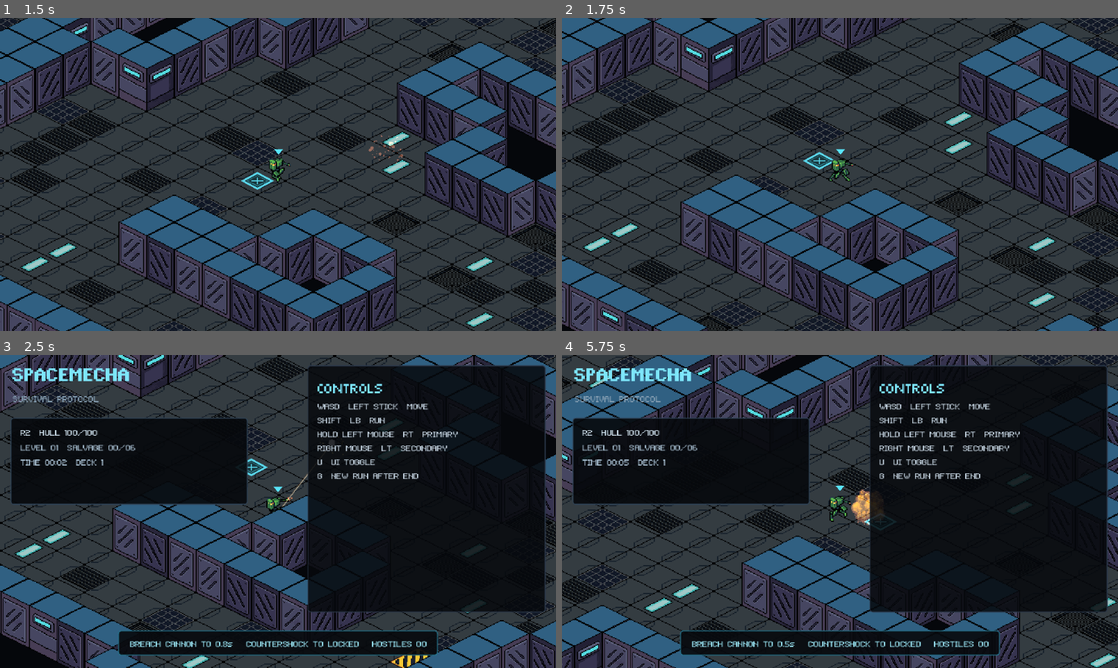
Above: before the commit, frames 1-4 (two rows, left to right).
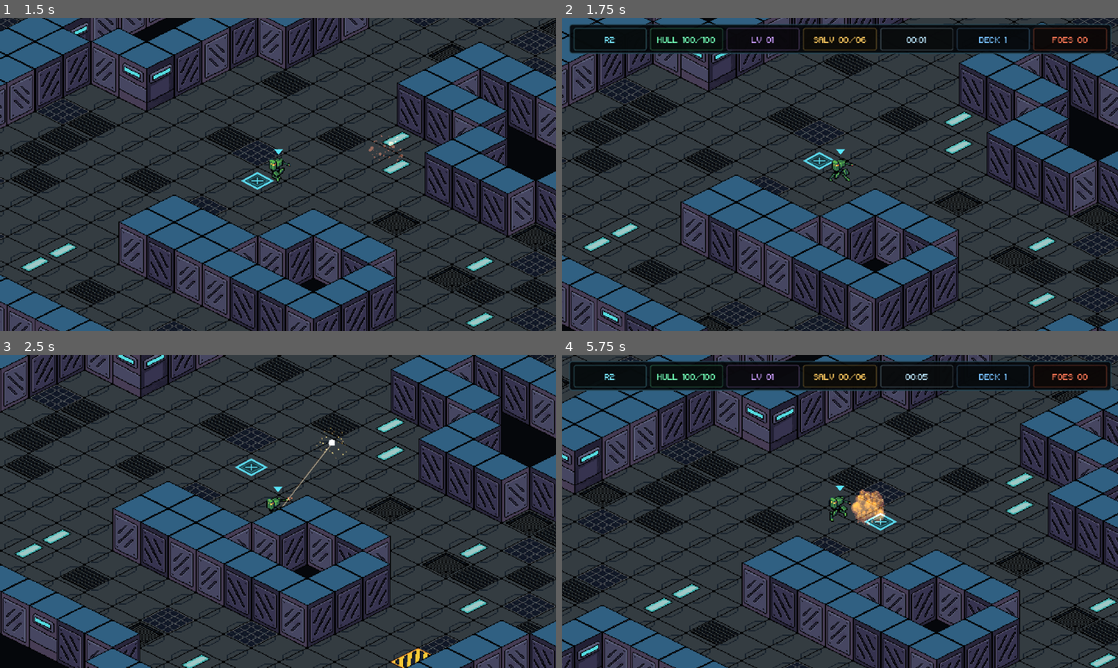
Above: after the commit, the same moments.

Repository: Tekknobot/spacehaul
Game: Godot game, scene res://Scenes/main.tscn
Two runs of this game, one before a commit and one after it. Both use one fixed random seed, a clock stepped at 60 frames per second and the inputs below.
Inputs (mouse positions are in pixels of both pictures, inside the frame that each line leads up to):
- Up to frame 1 (1.5 s): tap Enter at 0.5 s; move the mouse to (400, 158) at 0.52 s; hold D (move_right) 0.53-1.28 s; hold Shift (run) 0.53-1.28 s; click (400, 158) at 0.67 s; right-click (400, 158) at 0.8 s; move the mouse to (166, 190) at 1.27 s; hold S (move_down) from 1.28 s (still down); right-click (166, 190) at 1.35 s; click (166, 190) at 1.42 s
- Up to frame 2 (1.75 s): keep holding S (move_down); tap Tab (switch_mecha, bound only before the commit) at 1.55 s
- Up to frame 3 (2.5 s): move the mouse to (333, 442) at 2.02 s; release S (move_down) at 2.03 s; hold D (move_right) from 2.03 s (still down); tap Tab (switch_mecha, bound only before the commit) at 2.1 s; click (333, 442) at 2.17 s; tap U (toggle_ui, bound only before the commit) at 2.3 s
- Up to frame 4 (5.75 s): move the mouse to (812, 574) at 2.77 s; release D (move_right) at 2.78 s; hold W (move_up) 2.78-3.53 s; tap U (toggle_ui, bound only before the commit) at 2.85, 5.3 s; click (812, 574) at 2.92 s; tap Shift (run) at 3.05 s; move the mouse to (1006, 558) at 3.52 s; hold A (move_left) 3.53-5.03 s; tap Space (dash) at 3.6 s; click (1006, 558) at 3.67 s; right-click (1006, 558) at 3.8 s; move the mouse to (673, 464) at 4.27 s; tap K (death_test) at 4.35 s; click (673, 464) at 4.42 s; tap Tab (switch_mecha, bound only before the commit) at 4.55 s; move the mouse to (867, 511) at 5.02 s; hold S (move_down) from 5.03 s (still down); tap H (hurt_test) at 5.1 s; click (867, 511) at 5.17 s

Frame 1 is identical in both runs. In frame 2, 7.7% of the frame differs, in the area x 1-99%, y 1-12%; in frame 3, 41%; in frame 4, 44%, in the area x 1-99%, y 1-97%.

Commit message:
Arc bug.

Diff:
--- a/Scripts/input_setup.gd
+++ b/Scripts/input_setup.gd
@@ -19,7 +19,6 @@
 	_add_action("respawn")
 	_add_action("regenerate_level")
 	_add_action("toggle_ui")
-	_add_action("switch_mecha")
 
 	_add_key("move_left", KEY_A)
 	_add_key("move_left", KEY_LEFT)
@@ -74,9 +73,9 @@
 	_add_key("regenerate_level", KEY_G)
 	_add_joy_button("regenerate_level", JOY_BUTTON_RIGHT_SHOULDER)
 
-	_add_key("toggle_ui", KEY_U)
-	_add_key("switch_mecha", KEY_TAB)
-	_add_joy_button("switch_mecha", JOY_BUTTON_Y)
+	# Survival runs use a single chassis. TAB now owns the compact HUD toggle;
+	# the old switch-mecha binding is intentionally left unbound.
+	_add_key("toggle_ui", KEY_TAB)
 
 static func _add_action(action: StringName, deadzone: float = 0.2) -> void:
 	if not InputMap.has_action(action):
--- a/Scripts/mecha_controller.gd
+++ b/Scripts/mecha_controller.gd
@@ -17,7 +17,7 @@
 	"M3": {"primary": "COMET MORTAR", "secondary": "ORBITAL RAIN"},
 	"R1": {"primary": "PRISM LANCE", "secondary": "HALO SWEEP"},
 	"R2": {"primary": "BREACH CANNON", "secondary": "COUNTERSHOCK"},
-	"R3": {"primary": "SWARM RACK", "secondary": "FLAK DOME"},
+	"R3": {"primary": "HUNTER MISSILES", "secondary": "MISSILE HALO"},
 	"R4": {"primary": "ARC CASCADE", "secondary": "EMP CROWN"},
 	"S1": {"primary": "PHOTON RAKE", "secondary": "SOLAR FLARE"},
 	"S2": {"primary": "GRAVITY WELL", "secondary": "MASS EJECTION"},
@@ -29,7 +29,7 @@
 	"M3": ["MORTAR SHARDING   +2 SHRAPNEL", "MORTAR SHARDING II   +4 SHRAPNEL", "DOUBLE TAP   CORE REDETONATES"],
 	"R1": ["PRISM IV   +1 LANCE", "PRISM V   +2 LANCES", "REFRACTION   CROSS BURSTS"],
 	"R2": ["BREACH II   +2 SPLINTERS", "BREACH III   IMPACT + RANGE", "BREACH CORE   +2 SPLINTERS"],
-	"R3": ["SWARM IV   +1 MISSILE", "SWARM V   +2 MISSILES", "SWARM VI   +3 MISSILES + RANGE"],
+	"R3": ["HUNTER IV   +1 MISSILE", "HUNTER V   +2 MISSILES", "HUNTER VI   +3 MISSILES + RANGE"],
 	"R4": ["CASCADE II   +2 CHAIN HOPS", "CASCADE III   +4 CHAIN HOPS", "CASCADE IV   +6 HOPS + JUMP RANGE"],
 	"S1": ["RAKE V   +2 BEAMS", "RAKE VII   +4 BEAMS", "RAKE IX   +6 BEAMS + RANGE"],
 	"S2": ["WELL II   PULL RADIUS +12", "DEEP WELL   EXTRA COLLAPSE", "EVENT HORIZON   DOUBLE IMPLOSION"],
@@ -41,7 +41,7 @@
 	"M3": ["RAIN II   +4 ORBITAL STRIKES", "RAIN III   +8 ORBITAL STRIKES", "SATURATION   +12 STRIKES + RANGE"],
 	"R1": ["HALO II   +4 SPOKES", "DOUBLE SWEEP   SECOND PHASE", "HALO III   RANGE + SPOKES"],
 	"R2": ["COUNTER II   +2 BLASTS", "COUNTER III   +4 BLASTS", "COUNTER CORE   +6 BLASTS + RANGE"],
-	"R3": ["DOME II   +2 FLAK MISSILES", "DOME III   +4 FLAK MISSILES", "DOME IV   +6 MISSILES + RANGE"],
+	"R3": ["HALO II   +2 MISSILES", "HALO III   +4 MISSILES", "HALO IV   +6 MISSILES + RANGE"],
 	"R4": ["CROWN III   +1 EMP WAVE", "CROWN IV   +2 EMP WAVES", "CROWN V   +3 WAVES + DENSITY"],
 	"S1": ["FLARE XII   +4 RADIAL BEAMS", "FLARE XVI   +8 RADIAL BEAMS", "SOLAR MAX   +12 BEAMS + RANGE"],
 	"S2": ["EJECTION II   FIELD +14", "EJECTION III   IMPACT + FIELD", "MASS BREAK   MAXIMUM FIELD"],
--- a/Scripts/special_ability_effect.gd
+++ b/Scripts/special_ability_effect.gd
@@ -296,47 +296,125 @@
 		projectile.queue_free()
 	_explode(dest, core, glow, explode_radius, explode_radius)
 
-func _arc_shot_from(start: Vector2, dest: Vector2, arc_height: float, travel_time: float, core: Color, glow: Color, explode_radius: float = 18.0) -> void:
+func _arc_shot_from(
+	start: Vector2,
+	dest: Vector2,
+	arc_height: float,
+	travel_time: float,
+	core: Color,
+	glow: Color,
+	explode_radius: float = 18.0,
+	tracking_target_id: int = 0
+) -> Vector2:
 	var projectile := ProjectileFxScript.new() as SpacehaulSpecialProjectile
 	root.add_child(projectile)
 	projectile.setup(start.round(), core, glow, 1.0)
+
 	var trail_container := Node2D.new()
 	trail_container.z_as_relative = false
 	trail_container.z_index = 1699
 	root.add_child(trail_container)
+
 	var trail_glow := Line2D.new()
 	trail_glow.width = BLOOM_PIXEL
 	trail_glow.default_color = Color(glow.r, glow.g, glow.b, 0.24)
 	trail_glow.antialiased = false
 	trail_glow.use_parent_material = true
 	trail_container.add_child(trail_glow)
+
 	var trail_core := Line2D.new()
 	trail_core.width = CORE_PIXEL
 	trail_core.default_color = Color(core.r, core.g, core.b, 0.78)
 	trail_core.antialiased = false
 	trail_core.use_parent_material = true
 	trail_container.add_child(trail_core)
+
 	var additive := CanvasItemMaterial.new()
 	additive.blend_mode = CanvasItemMaterial.BLEND_MODE_ADD
 	trail_container.material = additive
+
 	var elapsed := 0.0
+	var live_dest := dest.round()
+
 	while elapsed < travel_time:
 		await get_tree().process_frame
 		elapsed += get_process_delta_time()
-		var t := clampf(elapsed / maxf(travel_time, 0.001), 0.0, 1.0)
-		var p := start.lerp(dest, t)
+
+		# Resolve the tracked enemy fresh every frame.
+		# If it has been killed/freed, instance_from_id() simply returns null
+		# and the projectile continues toward its last valid destination.
+		if tracking_target_id != 0:
+			var tracked_object := instance_from_id(tracking_target_id)
+			var tracked_node := tracked_object as Node2D
+
+			if tracked_node != null and is_instance_valid(tracked_node):
+				if tracked_node.is_inside_tree():
+					live_dest = tracked_node.global_position.round()
+
+		var t := clampf(
+			elapsed / maxf(travel_time, 0.001),
+			0.0,
+			1.0
+		)
+
+		var p := start.lerp(live_dest, t)
 		p.y -= sin(t * PI) * arc_height
 		p = p.round()
-		projectile.global_position = p
+
+		if is_instance_valid(projectile):
+			projectile.global_position = p
+
 		trail_glow.add_point(p)
 		trail_core.add_point(p)
+
 		if trail_core.get_point_count() > 24:
 			trail_core.remove_point(0)
 			trail_glow.remove_point(0)
+
 	if is_instance_valid(projectile):
 		projectile.queue_free()
-	_fade_free(trail_container, 0.14)
-	_explode(dest, core, glow, explode_radius, explode_radius)
+
+	if is_instance_valid(trail_container):
+		_fade_free(trail_container, 0.14)
+
+	_explode(
+		live_dest,
+		core,
+		glow,
+		explode_radius,
+		explode_radius
+	)
+
+	return live_dest
+
+func _nearest_enemy_to_aim(aim_point: Vector2, lock_radius: float, max_owner_range: float) -> Node2D:
+	var best: Node2D
+	var best_distance_sq := lock_radius * lock_radius
+	for node in get_tree().get_nodes_in_group("enemies"):
+		var enemy := node as Node2D
+		if enemy == null or not is_instance_valid(enemy) or not enemy.is_inside_tree():
+			continue
+		var collision_body := enemy as CollisionObject2D
+		if collision_body != null and collision_body.collision_layer == 0:
+			continue
+		if owner_center.distance_to(enemy.global_position) > max_owner_range:
+			continue
+		var distance_sq := aim_point.distance_squared_to(enemy.global_position)
+		if distance_sq <= best_distance_sq:
+			best_distance_sq = distance_sq
+			best = enemy
+	return best
+
+func _show_target_lock(at: Vector2, core: Color, glow: Color) -> void:
+	# A tiny 1px reticle confirms that an arcing weapon acquired the enemy nearest
+	# the cursor. It uses the same 1px core / 2px bloom language as every other FX.
+	_pulse_ring(at.round(), 8.0, core, Color(glow.r, glow.g, glow.b, 0.22), 0.11, 12)
+	var arms := [Vector2.LEFT, Vector2.RIGHT, Vector2.UP, Vector2.DOWN]
+	for arm in arms:
+		var a = at + arm * 7.0
+		var b = at + arm * 11.0
+		var mark := _line(a, b, core, Color(glow.r, glow.g, glow.b, 0.18))
+		_fade_free(mark, 0.11)
 
 func _target_clamped(max_range: float) -> Vector2:
 	var delta := target - origin
@@ -481,20 +559,82 @@
 # M3 PRIMARY: COMET MORTAR
 func _m3_comet_mortar() -> void:
 	var tier := primary_tier
-	var dest := _target_clamped(245.0 + float(tier) * 12.0)
-	await _arc_shot_from(origin, dest, 78.0 + float(tier) * 12.0, 0.42, Color(3.0, 1.15, 0.28, 1.0), Color(1.5, 0.32, 0.08, 1.0), 19.0 + float(tier) * 2.0)
+	var max_range := 245.0 + float(tier) * 12.0
+
+	var locked_target := _nearest_enemy_to_aim(
+		target,
+		74.0,
+		max_range
+	)
+
+	var tracking_target_id := 0
+	var dest := _target_clamped(max_range)
+
+	if locked_target != null and is_instance_valid(locked_target):
+		tracking_target_id = locked_target.get_instance_id()
+		dest = locked_target.global_position.round()
+
+		_show_target_lock(
+			dest,
+			Color(3.0, 1.75, 0.55, 1.0),
+			Color(1.5, 0.35, 0.08, 1.0)
+		)
+
+	dest = await _arc_shot_from(
+		origin,
+		dest,
+		70.0 + float(tier) * 10.0,
+		0.34,
+		Color(3.0, 1.15, 0.28, 1.0),
+		Color(1.5, 0.32, 0.08, 1.0),
+		19.0 + float(tier) * 2.0,
+		tracking_target_id
+	)
+
 	var shards := 4 + tier * 2
 	var shard_radius := 32.0 + float(tier) * 5.0
+
 	for i in range(shards):
 		var angle := TAU * float(i) / float(shards)
-		var end := (dest + Vector2(cos(angle), sin(angle)) * shard_radius).round()
-		var shrapnel := _line(dest, end, Color(3.0, 1.8, 0.65, 0.95), Color(1.5, 0.4, 0.08, 0.22))
-		_damage_line(dest, end, 3.0)
-		_explode(end, Color(3.0, 1.45, 0.4, 1.0), Color(1.5, 0.35, 0.08, 1.0), 8.0, 8.0)
+
+		var end := (
+			dest
+			+ Vector2(cos(angle), sin(angle)) * shard_radius
+		).round()
+
+		var shrapnel := _line(
+			dest,
+			end,
+			Color(3.0, 1.8, 0.65, 0.95),
+			Color(1.5, 0.4, 0.08, 0.22)
+		)
+
+		_damage_line(
+			dest,
+			end,
+			3.0
+		)
+
+		_explode(
+			end,
+			Color(3.0, 1.45, 0.4, 1.0),
+			Color(1.5, 0.35, 0.08, 1.0),
+			8.0,
+			8.0
+		)
+
 		_fade_free(shrapnel, 0.12)
+
 	if tier >= 3:
 		await _sleep(0.10)
-		_explode(dest, Color(3.2, 2.0, 0.8, 1.0), Color(1.7, 0.45, 0.08, 1.0), 24.0, 24.0)
+
+		_explode(
+			dest,
+			Color(3.2, 2.0, 0.8, 1.0),
+			Color(1.7, 0.45, 0.08, 1.0),
+			24.0,
+			24.0
+		)
 
 # M3 SECONDARY: ORBITAL RAIN
 func _m3_orbital_rain() -> void:
@@ -583,18 +723,68 @@
 		_fade_free(beam, 0.15)
 	await _sleep(0.05)
 
-# R3 PRIMARY: SWARM RACK
+# R3 PRIMARY: HUNTER MISSILES
 func _r3_swarm_rack() -> void:
 	var tier := primary_tier
 	var missile_count := 3 + tier
-	var center_point := _target_clamped(275.0 + float(tier) * 12.0)
+	var max_range := 275.0 + float(tier) * 12.0
+
+	var locked_target := _nearest_enemy_to_aim(
+		target,
+		84.0,
+		max_range
+	)
+
+	var tracking_target_id := 0
+	var center_point := _target_clamped(max_range)
+
+	if locked_target != null and is_instance_valid(locked_target):
+		tracking_target_id = locked_target.get_instance_id()
+		center_point = locked_target.global_position.round()
+
+		_show_target_lock(
+			center_point,
+			Color(1.6, 2.9, 3.35, 1.0),
+			Color(0.2, 0.85, 1.55, 1.0)
+		)
+
 	for i in range(missile_count):
-		var angle := TAU * float(i) / float(missile_count) + _rng.randf_range(-0.22, 0.22)
-		var dest := center_point + Vector2(cos(angle), sin(angle)) * (18.0 + float(tier) * 4.0)
-		await _arc_shot_from(origin, dest, 58.0 + float(i % 3) * 11.0, 0.24 + float(i % 2) * 0.04, Color(1.55, 2.75, 3.25, 1.0), Color(0.2, 0.8, 1.5, 1.0), 12.0 + float(tier))
-		await _sleep(0.025)
-
-# R3 SECONDARY: FLAK DOME
+		var dest := center_point
+
+		# No target lock:
+		# retain the small ground-target spread.
+		if tracking_target_id == 0:
+			var angle := (
+				TAU
+				* float(i)
+				/ float(maxi(1, missile_count))
+			)
+
+			var offset_radius := (
+				0.0
+				if i == 0
+				else 5.0 + float(tier)
+			)
+
+			dest += (
+				Vector2(cos(angle), sin(angle))
+				* offset_radius
+			)
+
+		await _arc_shot_from(
+			origin,
+			dest,
+			52.0 + float(i % 3) * 9.0,
+			0.20 + float(i % 2) * 0.03,
+			Color(1.55, 2.75, 3.25, 1.0),
+			Color(0.2, 0.8, 1.5, 1.0),
+			12.0 + float(tier),
+			tracking_target_id
+		)
+
+		await _sleep(0.018)
+
+# R3 SECONDARY: MISSILE HALO
 func _r3_flak_dome() -> void:
 	var tier := secondary_tier
 	var missile_count := 8 + tier * 2
@@ -678,21 +868,97 @@
 # S2 PRIMARY: GRAVITY WELL
 func _s2_gravity_well() -> void:
 	var tier := primary_tier
-	var dest := _target_clamped(205.0 + float(tier) * 16.0)
-	await _arc_shot_from(origin, dest, 42.0 + float(tier) * 8.0, 0.30, Color(1.1, 2.35, 3.25, 1.0), Color(0.18, 0.65, 1.5, 1.0), 9.0)
+	var max_range := 205.0 + float(tier) * 16.0
+
+	var locked_target := _nearest_enemy_to_aim(
+		target,
+		76.0,
+		max_range
+	)
+
+	var tracking_target_id := 0
+	var dest := _target_clamped(max_range)
+
+	if locked_target != null and is_instance_valid(locked_target):
+		tracking_target_id = locked_target.get_instance_id()
+		dest = locked_target.global_position.round()
+
+		_show_target_lock(
+			dest,
+			Color(1.2, 2.7, 3.4, 1.0),
+			Color(0.2, 0.7, 1.6, 1.0)
+		)
+
+	dest = await _arc_shot_from(
+		origin,
+		dest,
+		38.0 + float(tier) * 7.0,
+		0.24,
+		Color(1.1, 2.35, 3.25, 1.0),
+		Color(0.18, 0.65, 1.5, 1.0),
+		9.0,
+		tracking_target_id
+	)
+
 	var radius := 58.0 + float(tier) * 12.0
-	var collapse_steps := 3 + (1 if tier >= 2 else 0)
+
+	var collapse_steps := (
+		3
+		+ (1 if tier >= 2 else 0)
+	)
+
 	for i in range(collapse_steps):
-		var r := lerpf(radius, 16.0, float(i) / float(maxi(1, collapse_steps - 1)))
-		_pulse_ring(dest, r, Color(0.85, 2.2, 3.1, 1.0), Color(0.15, 0.55, 1.4, 0.25), 0.12, 26, float(i) * 0.10)
+		var r := lerpf(
+			radius,
+			16.0,
+			float(i)
+				/ float(maxi(1, collapse_steps - 1))
+		)
+
+		_pulse_ring(
+			dest,
+			r,
+			Color(0.85, 2.2, 3.1, 1.0),
+			Color(0.15, 0.55, 1.4, 0.25),
+			0.12,
+			26,
+			float(i) * 0.10
+		)
+
 		await _sleep(0.045)
-	_radial_hit(dest, radius, false)
+
+	_radial_hit(
+		dest,
+		radius,
+		false
+	)
+
 	await _sleep(0.06)
-	_explode(dest, Color(1.45, 2.75, 3.35, 1.0), Color(0.2, 0.7, 1.55, 1.0), 18.0 + float(tier) * 2.0, 20.0 + float(tier) * 4.0)
+
+	_explode(
+		dest,
+		Color(1.45, 2.75, 3.35, 1.0),
+		Color(0.2, 0.7, 1.55, 1.0),
+		18.0 + float(tier) * 2.0,
+		20.0 + float(tier) * 4.0
+	)
+
 	if tier >= 3:
 		await _sleep(0.08)
-		_radial_hit(dest, radius * 0.85, false)
-		_explode(dest, Color(1.8, 3.0, 3.5, 1.0), Color(0.2, 0.75, 1.65, 1.0), 15.0, 18.0)
+
+		_radial_hit(
+			dest,
+			radius * 0.85,
+			false
+		)
+
+		_explode(
+			dest,
+			Color(1.8, 3.0, 3.5, 1.0),
+			Color(0.2, 0.75, 1.65, 1.0),
+			15.0,
+			18.0
+		)
 
 # S2 SECONDARY: MASS EJECTION
 func _s2_mass_ejection() -> void:
--- a/Scripts/test_world.gd
+++ b/Scripts/test_world.gd
@@ -9,15 +9,6 @@
 @onready var deck: ProceduralDeck = $ProceduralDeck
 @onready var mecha_manager: MechaManager = $MechaManager
 @onready var enemy_manager: SpacehaulEnemyManager = $EnemyManager
-@onready var title_label: Label = $HUD/Title
-@onready var subtitle_label: Label = $HUD/Subtitle
-@onready var animation_label: Label = $HUD/TopLeft/Panel/Margin/VBox/Animation
-@onready var speed_label: Label = $HUD/TopLeft/Panel/Margin/VBox/Speed
-@onready var seed_label: Label = $HUD/TopLeft/Panel/Margin/VBox/Seed
-@onready var controls_panel: Control = $HUD/Controls
-@onready var controls_text: Label = $HUD/Controls/Margin/VBox/Text
-@onready var status_label: Label = $HUD/BottomCenter/StatusPanel/Margin/Status
-@onready var intro: Control = $HUD/Intro
 @onready var deck_banner: Control = $HUD/DeckBanner
 @onready var deck_banner_text: Label = $HUD/DeckBanner/Panel/Margin/Text
 @onready var hud: CanvasLayer = $HUD
@@ -41,6 +32,15 @@
 var _upgrade_choices: Array[Dictionary] = []
 var _rng := RandomNumberGenerator.new()
 
+var _top_hud: Control
+var _hud_mecha: Label
+var _hud_hull: Label
+var _hud_level: Label
+var _hud_salvage: Label
+var _hud_time: Label
+var _hud_deck: Label
+var _hud_hostiles: Label
+
 func _enter_tree() -> void:
 	add_to_group("survival_manager")
 
@@ -51,11 +51,9 @@
 	deck.regenerated.connect(_on_deck_regenerated)
 	mecha_manager.active_mecha_changed.connect(_on_active_mecha_changed)
 
-	title_label.text = "SPACEMECHA"
-	subtitle_label.text = "SURVIVAL PROTOCOL"
-	controls_text.text = "WASD  LEFT STICK  MOVE\nSHIFT  LB  RUN\nHOLD LEFT MOUSE  RT  PRIMARY\nRIGHT MOUSE  LT  SECONDARY\nU  UI TOGGLE\nG  NEW RUN AFTER END"
-	intro.hide()
+	_hide_legacy_hud()
 	deck_banner.hide()
+	_build_compact_hud()
 	_build_upgrade_overlay()
 	_set_standard_hud_visible(false)
 
@@ -138,7 +136,7 @@
 		return
 	active.set_secondary_unlocked(true)
 	if active.has_secondary_ability():
-		_show_banner("%s ONLINE" % active.get_secondary_ability_name())
+		_show_banner("SECONDARY ONLINE   RMB")
 
 func _on_active_mecha_changed(mecha: MechaController) -> void:
 	if mecha == null:
@@ -201,45 +199,129 @@
 	_update_hud()
 
 func _update_hud() -> void:
-	var active := mecha_manager.get_active_mecha()
-	var mecha_name := mecha_manager.get_active_mecha_name()
+	if _hud_mecha == null:
+		return
+	var active := mecha_manager.get_active_mecha()
 	if active == null:
-		animation_label.text = "MECHA NONE"
-		speed_label.text = "LEVEL %02d" % _level
-		seed_label.text = "TIME %s  DECK %d" % [_format_time(_run_time), _deck_number]
-		status_label.text = "NO ACTIVE CHASSIS"
-		return
-
-	animation_label.text = "%s  HULL %03d/%03d" % [mecha_name, active.get_hull(), active.get_max_hull()]
-	speed_label.text = "LEVEL %02d  SALVAGE %02d/%02d" % [_level, _salvage, _salvage_required]
-	seed_label.text = "TIME %s  DECK %d" % [_format_time(_run_time), _deck_number]
-
-	var primary_text := "READY" if active.get_primary_cooldown_left() <= 0.0 else "%.1fs" % active.get_primary_cooldown_left()
-	var secondary_text := "LOCKED"
-	if active.is_secondary_unlocked():
-		secondary_text = "READY" if active.get_secondary_cooldown_left() <= 0.0 else "%.1fs" % active.get_secondary_cooldown_left()
-
-	status_label.text = "%s T%d %s   %s T%d %s   HOSTILES %02d" % [
-		active.get_primary_ability_name(),
-		active.get_primary_ability_tier(),
-		primary_text,
-		active.get_secondary_ability_name(),
-		active.get_secondary_ability_tier(),
-		secondary_text,
-		enemy_manager.get_alive_count(),
-	]
+		_hud_mecha.text = "NO MECHA"
+		_hud_hull.text = "HULL --"
+		_hud_level.text = "LV %02d" % _level
+		_hud_salvage.text = "SALV %02d/%02d" % [_salvage, _salvage_required]
+		_hud_time.text = _format_time(_run_time)
+		_hud_deck.text = "DECK %d" % _deck_number
+		_hud_hostiles.text = "FOES %02d" % enemy_manager.get_alive_count()
+		return
+
+	_hud_mecha.text = mecha_manager.get_active_mecha_name()
+	_hud_hull.text = "HULL %03d/%03d" % [active.get_hull(), active.get_max_hull()]
+	_hud_level.text = "LV %02d" % _level
+	_hud_salvage.text = "SALV %02d/%02d" % [_salvage, _salvage_required]
+	_hud_time.text = _format_time(_run_time)
+	_hud_deck.text = "DECK %d" % _deck_number
+	_hud_hostiles.text = "FOES %02d" % enemy_manager.get_alive_count()
+
+	var hull_ratio := float(active.get_hull()) / float(maxi(1, active.get_max_hull()))
+	if hull_ratio <= 0.30:
+		_hud_hull.add_theme_color_override("font_color", Color(1.0, 0.34, 0.28, 1.0))
+	elif hull_ratio <= 0.60:
+		_hud_hull.add_theme_color_override("font_color", Color(1.0, 0.72, 0.28, 1.0))
+	else:
+		_hud_hull.add_theme_color_override("font_color", Color(0.45, 1.0, 0.72, 1.0))
 
 func _format_time(seconds: float) -> String:
 	var total := maxi(0, int(floor(seconds)))
 	return "%02d:%02d" % [int(total / 60), total % 60]
 
+func _hide_legacy_hud() -> void:
+	# Keep the old scene nodes as harmless placeholders so existing scene UIDs stay
+	# stable, but never show them. A dedicated menu can reuse them later.
+	$HUD/Title.hide()
+	$HUD/Subtitle.hide()
+	$HUD/TopLeft.hide()
+	$HUD/Controls.hide()
+	$HUD/BottomCenter.hide()
+	$HUD/Intro.hide()
+
+func _build_compact_hud() -> void:
+	_top_hud = MarginContainer.new()
+	_top_hud.name = "TopStats"
+	_top_hud.anchor_left = 0.0
+	_top_hud.anchor_top = 0.0
+	_top_hud.anchor_right = 1.0
+	_top_hud.anchor_bottom = 0.0
+	_top_hud.offset_left = 8.0
+	_top_hud.offset_top = 7.0
+	_top_hud.offset_right = -8.0
+	_top_hud.offset_bottom = 41.0
+	_top_hud.mouse_filter = Control.MOUSE_FILTER_IGNORE
+	hud.add_child(_top_hud)
+
+	var outer_panel := PanelContainer.new()
+	var outer_style := StyleBoxFlat.new()
+	outer_style.bg_color = Color(0.018, 0.027, 0.039, 0.92)
+	outer_style.border_width_left = 1
+	outer_style.border_width_top = 1
+	outer_style.border_width_right = 1
+	outer_style.border_width_bottom = 1
+	outer_style.border_color = Color(0.16, 0.30, 0.36, 0.95)
+	outer_style.corner_radius_top_left = 3
+	outer_style.corner_radius_top_right = 3
+	outer_style.corner_radius_bottom_left = 3
+	outer_style.corner_radius_bottom_right = 3
+	outer_panel.add_theme_stylebox_override("panel", outer_style)
+	_top_hud.add_child(outer_panel)
+
+	var margin := MarginContainer.new()
+	margin.add_theme_constant_override("margin_left", 4)
+	margin.add_theme_constant_override("margin_top", 3)
+	margin.add_theme_constant_override("margin_right", 4)
+	margin.add_theme_constant_override("margin_bottom", 3)
+	outer_panel.add_child(margin)
+
+	var row := HBoxContainer.new()
+	row.add_theme_constant_override("separation", 4)
+	margin.add_child(row)
+
+	_hud_mecha = _make_stat_cell(row, Color(0.48, 0.92, 1.0, 1.0))
+	_hud_hull = _make_stat_cell(row, Color(0.45, 1.0, 0.72, 1.0))
+	_hud_level = _make_stat_cell(row, Color(0.80, 0.62, 1.0, 1.0))
+	_hud_salvage = _make_stat_cell(row, Color(1.0, 0.80, 0.38, 1.0))
+	_hud_time = _make_stat_cell(row, Color(0.72, 0.88, 0.96, 1.0))
+	_hud_deck = _make_stat_cell(row, Color(0.47, 0.76, 1.0, 1.0))
+	_hud_hostiles = _make_stat_cell(row, Color(1.0, 0.48, 0.34, 1.0))
+
+func _make_stat_cell(row: HBoxContainer, color: Color) -> Label:
+	var panel := PanelContainer.new()
+	panel.size_flags_horizontal = Control.SIZE_EXPAND_FILL
+	panel.size_flags_stretch_ratio = 1.0
+	var style := StyleBoxFlat.new()
+	style.bg_color = Color(color.r * 0.055, color.g * 0.055, color.b * 0.055, 0.72)
+	style.border_width_left = 1
+	style.border_width_top = 1
+	style.border_width_right = 1
+	style.border_width_bottom = 1
+	style.border_color = Color(color.r * 0.42, color.g * 0.42, color.b * 0.42, 0.72)
+	style.corner_radius_top_left = 2
+	style.corner_radius_top_right = 2
+	style.corner_radius_bottom_left = 2
+	style.corner_radius_bottom_right = 2
+	panel.add_theme_stylebox_override("panel", style)
+	row.add_child(panel)
+
+	var label := Label.new()
+	label.custom_minimum_size = Vector2(0.0, 22.0)
+	label.horizontal_alignment = HORIZONTAL_ALIGNMENT_CENTER
+	label.vertical_alignment = VERTICAL_ALIGNMENT_CENTER
+	label.add_theme_font_override("font", load("res://Fonts/mago1.ttf") as Font)
+	label.add_theme_font_size_override("font_size", 16)
+	label.add_theme_color_override("font_color", color)
+	panel.add_child(label)
+	return label
+
 func _set_standard_hud_visible(value: bool) -> void:
 	_hud_visible = value
-	title_label.visible = value
-	subtitle_label.visible = value
-	$HUD/TopLeft.visible = value
-	controls_panel.visible = value
-	$HUD/BottomCenter.visible = value
+	if _top_hud != null:
+		_top_hud.visible = value
 
 func _show_banner(message: String, hold_time: float = 0.8) -> void:
 	if _banner_tween != null and _banner_tween.is_valid():
Not shown, changed: SPACEHAUL_ABILITY_REDESIGN.md
Not shown, changed: Sprites/.DS_Store
Not shown, changed: Sprites/Mechas/.DS_Store
Not shown, added: TARGETING_UI_PATCH.md
